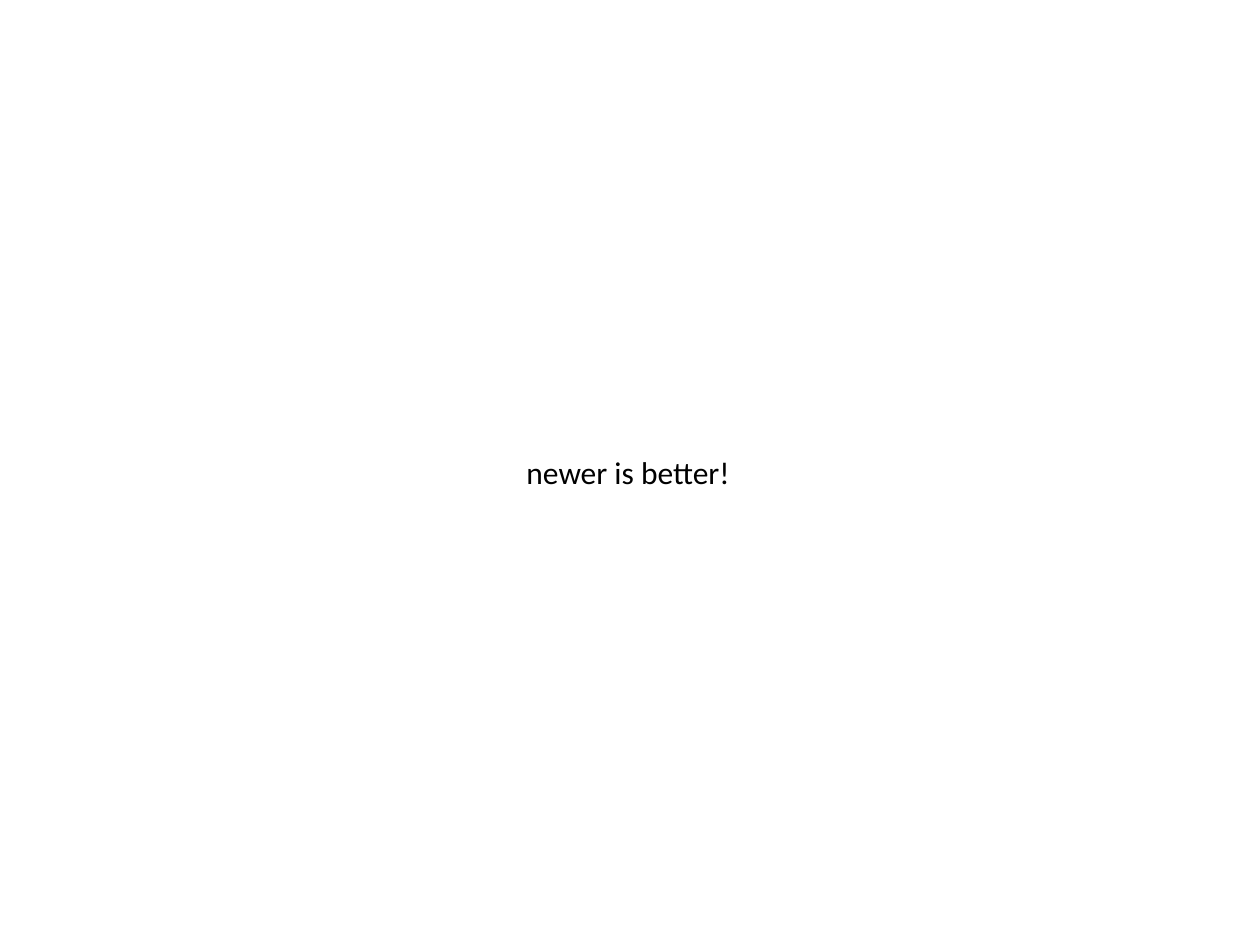
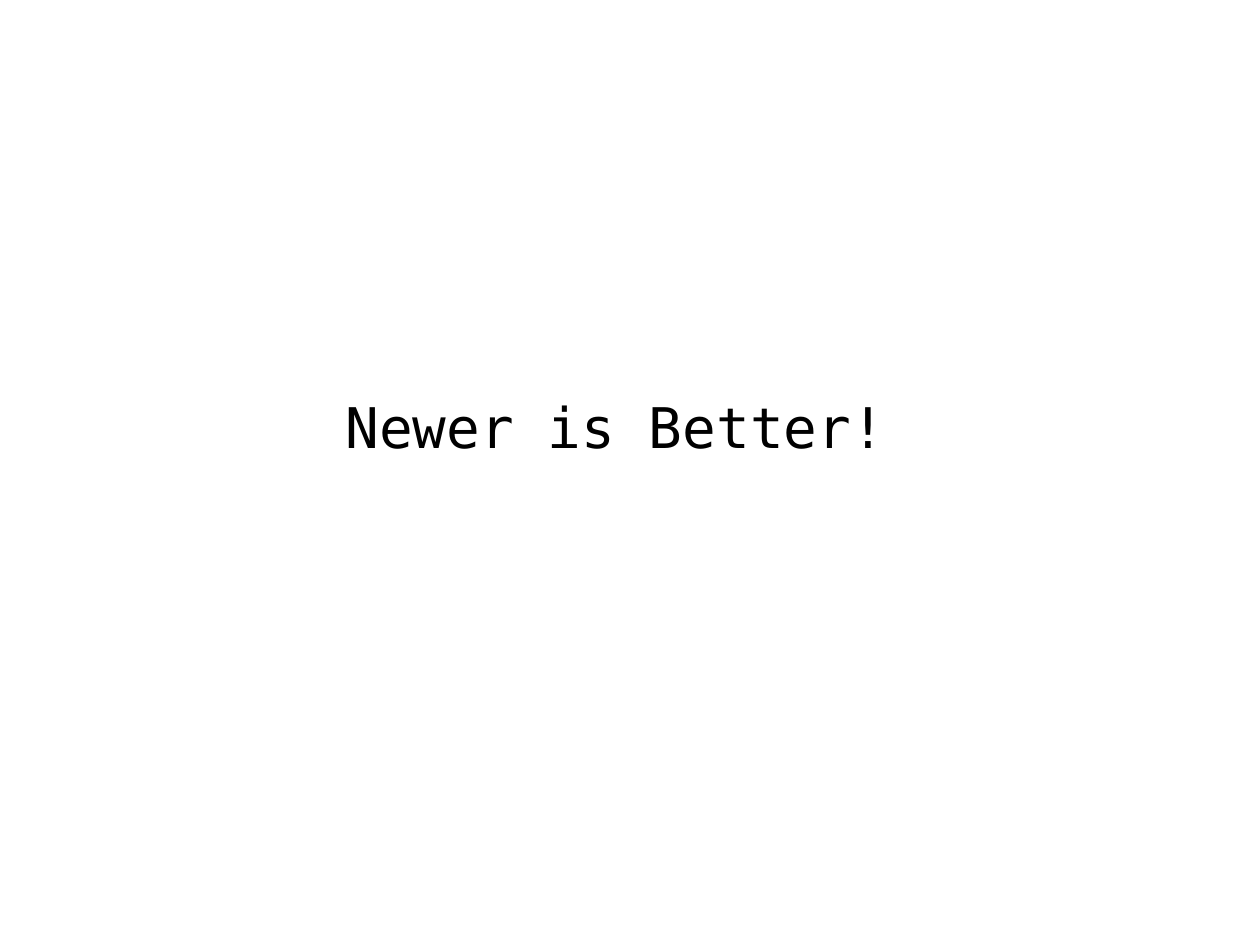
Before and after one commit to qicosmos/cppcon2017, a slide deck: slide 26 of CPP-Summit.pptx (slide 24 before the commit). Drawn at 1260x945 pixels with LibreOffice and Linux fonts; fonts in the diff are those of the drawing; background and template pictures are left out. Boxes give left, top, right and bottom in pixels: in the first picture for what was removed or moved away, otherwise in the second. Text is boxed around its words. In the diff, an @@ line names an element or a change of style, - is before the commit and + after.

```diff
--- a/CPP-Summit.pptx
+++ b/CPP-Summit.pptx
@@ text at [345,405,885,449]: text changed; size 18 to 32 pt; font Calibri to DejaVu Sans Mono @@
-newer is better!
+Newer is Better!
```
Also in this commit, not shown: 1 other slide changed, 4 slides added, 2 slides removed.
